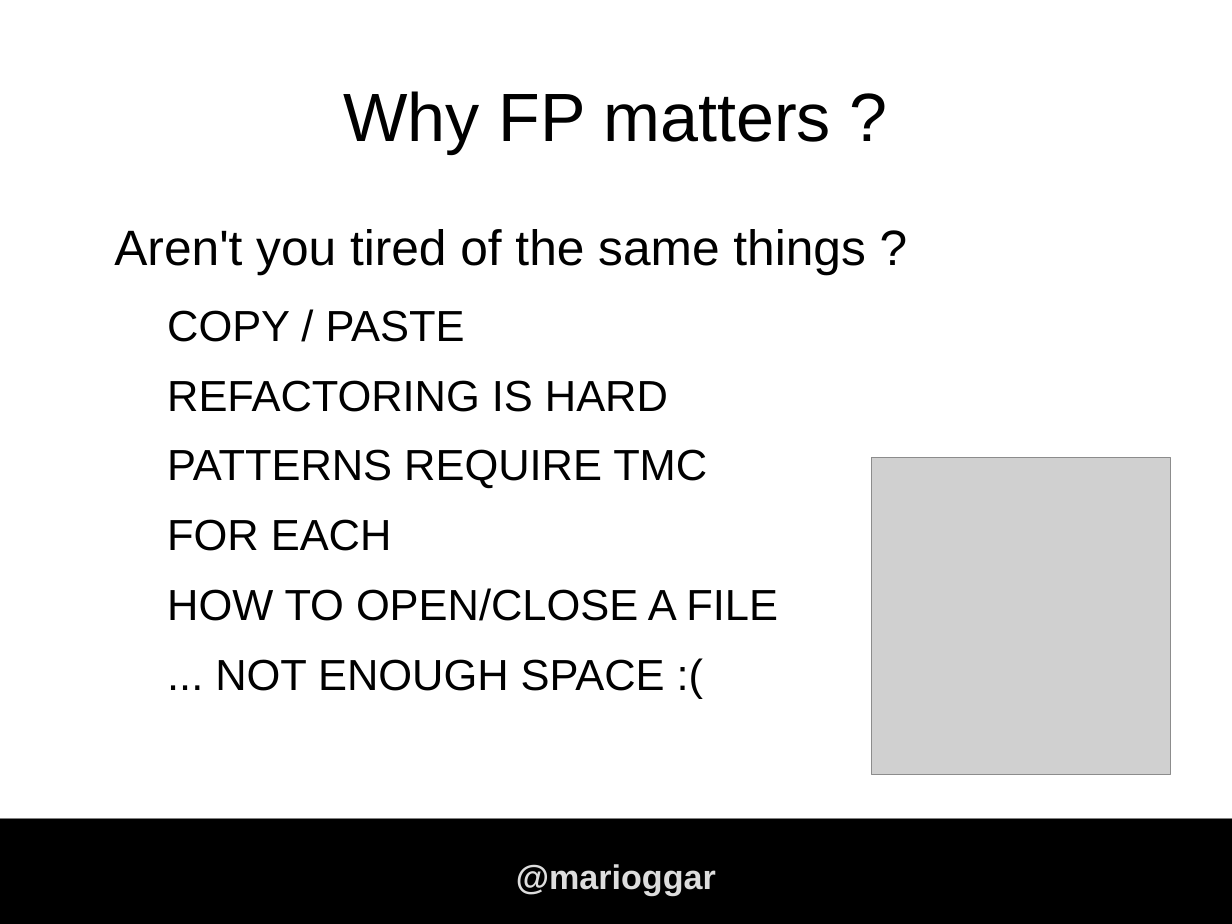
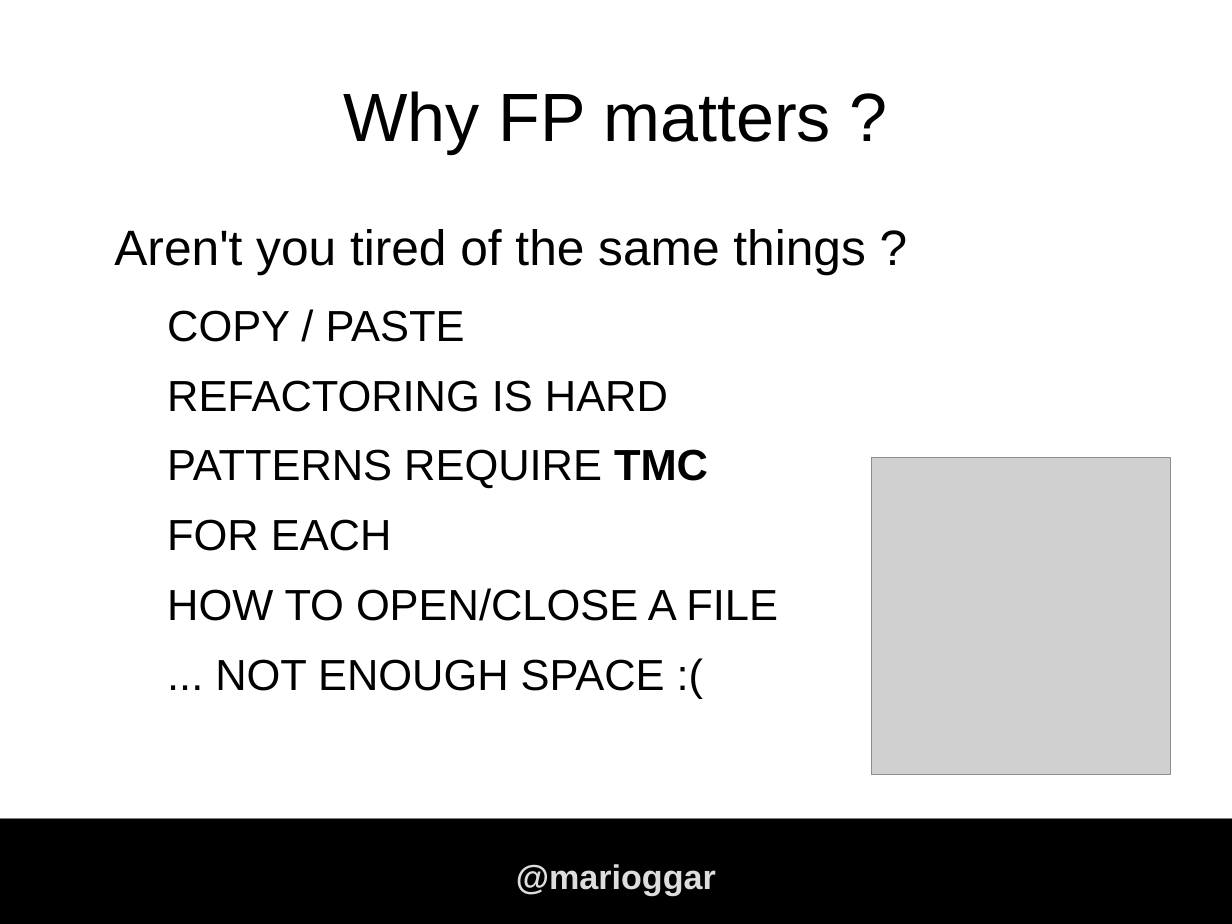
Before and after one commit to mariogarcia/greach_2014, a slide deck: slide 9 of functional/slides/functional_groovy.odp. Drawn at 1232x924 pixels with LibreOffice and Linux fonts; fonts in the diff are those of the drawing; grey boxes stand for pictures; background and template pictures are left out. Boxes give left, top, right and bottom in pixels: in the first picture for what was removed or moved away, otherwise in the second. Text is boxed around its words. In the diff, an @@ line names an element or a change of style, - is before the commit and + after.

Commit message:
Updating slides

```diff
--- a/functional/slides/functional_groovy.odp
+++ b/functional/slides/functional_groovy.odp
@@ text at <box>167,449,708,489</box>: bold on in "TMC" @@
```
Also in this commit, not shown: 2 slides added, 1 other file.
